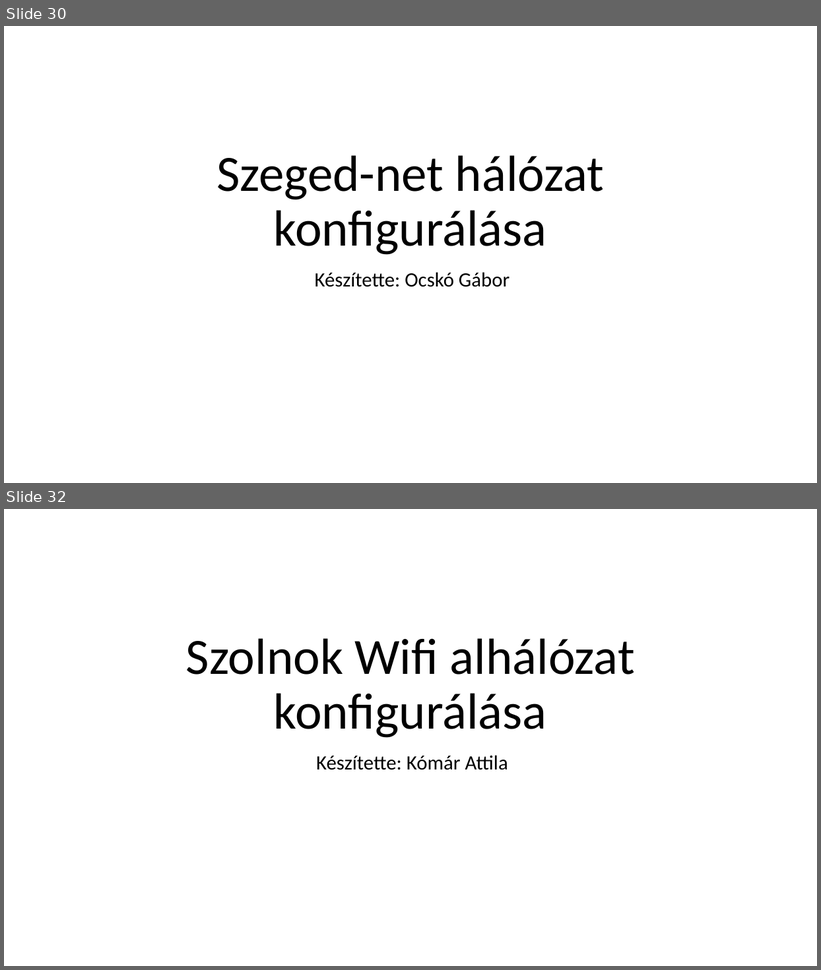
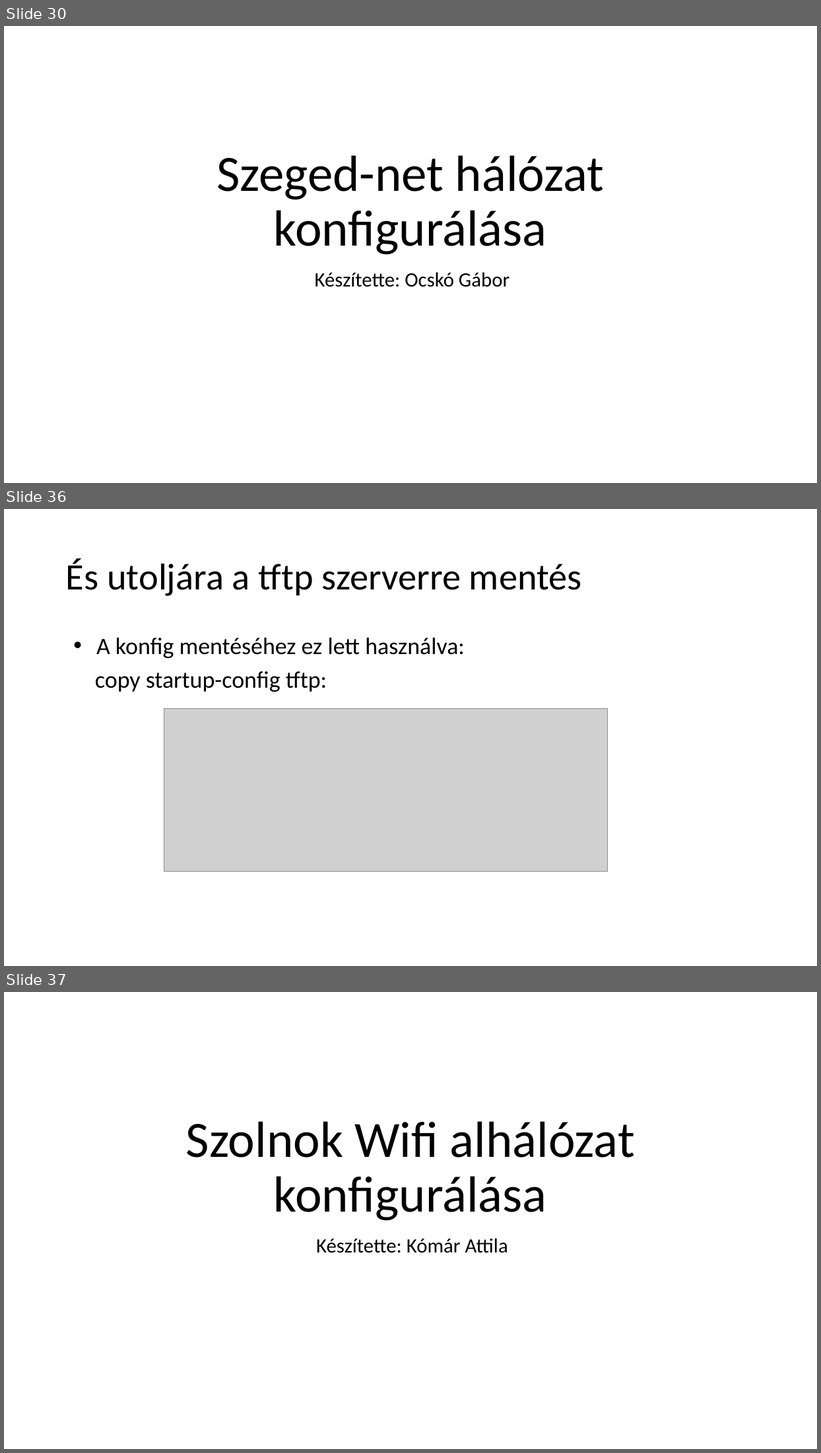
Before and after one commit to I-Izumi/School-project-network, a slide deck: Prezentációk/School_projects_ppt.pptx. Shown one above the other, each under a label of ours: slides 30 and 32 before the commit, slides 30, 36 and 37 after it; the slides between them are not shown. The pictures are 821x970 and 821x1453 pixels, drawn with LibreOffice and Linux fonts; fonts in the diff are those of the drawing; grey boxes stand for pictures. Boxes give left, top, right and bottom in pixels: in the first picture for what was removed or moved away, otherwise in the second. Text is boxed around its words. In the diff, an @@ line names an element or a change of style, - is before the commit and + after.

```diff
--- a/Prezentációk/School_projects_ppt.pptx
+++ b/Prezentációk/School_projects_ppt.pptx
@@ slide 36 added at [4, 509, 817, 966], background #FFFFFF @@
@@ title added at [66, 559, 582, 596], 44 pt, text #000000 @@
+És utoljára a tftp szerverre mentés
@@ text added at [95, 638, 465, 692], 28 pt, text #000000 @@
+• A konfig mentéséhez ez lett használva:
+copy startup-config tftp:
@@ picture added at [164, 708, 608, 872] @@
@@ what was slide 32 is now slide 37 @@
```
Also in this commit, not shown: 14 other slides added, 1 slide removed.
